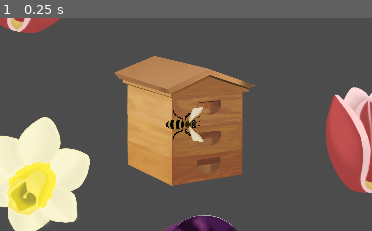
Above: before the commit, frame 1.
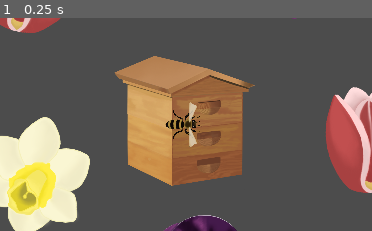
Above: after the commit, the same moment.

Repository: AlnisS/beekeeping
Game: Godot game, scene res://environment/field/field.tscn
Two runs of this game, one before a commit and one after it. Both use one fixed random seed, a clock stepped at 60 frames per second and the inputs below. The project has no main scene, so this scene is started directly.
Inputs:
- Up to frame 1 (0.25 s): no input
The pictures show only the part of the screen within x 26-76%, y 25-74%; the shares and areas given below are measured in that part.

The runs differ from the first frame. In frame 1, 0.4% of the frame differs, in the area x 50-55%, y 39-61%.

Commit message:
honey and pollen tracking

Diff:
--- a/entities/bee/bee_manager.gd
+++ b/entities/bee/bee_manager.gd
@@ -73,3 +73,6 @@
 
 func _on_BeeHiveReturnArea_area_entered(area):
 	print("hive entered")
+	if area.has_method("register_delivery"):
+		area.register_delivery(flowers.size())
+	flowers = []
--- a/entities/bee/bee_manager.tscn
+++ b/entities/bee/bee_manager.tscn
@@ -48,7 +48,7 @@
 rotation = 1.5708
 scale = Vector2( 0.12, 0.12 )
 frames = SubResource( 2 )
-frame = 3
+frame = 4
 playing = true
 
 [node name="BeeCollisionArea" type="Area2D" parent="Path2D/BeeLocator"]
--- /dev/null
+++ b/environment/hive/hive.gd
@@ -0,0 +1,21 @@
+extends Area2D
+
+var honey = 10.0
+var pollen = 0.0
+
+var time = 0.0
+var last_time = 0.0
+
+func _process(delta):
+	honey -= delta * 0.5
+	time += delta
+	if time - last_time > 1.0:
+		print("honey: ", honey)
+		print("pollen: ", pollen)
+		last_time = time
+
+func register_delivery(flowers: int) -> void:
+	honey += flowers
+	pollen += flowers
+	print("honey: ", honey)
+	print("pollen: ", pollen)
--- a/environment/hive/hive.tscn
+++ b/environment/hive/hive.tscn
@@ -1,6 +1,7 @@
-[gd_scene load_steps=3 format=2]
+[gd_scene load_steps=4 format=2]
 
 [ext_resource path="res://environment/hive/beehive.PNG" type="Texture" id=1]
+[ext_resource path="res://environment/hive/hive.gd" type="Script" id=2]
 
 [sub_resource type="CircleShape2D" id=1]
 radius = 75.0
@@ -8,6 +9,7 @@
 [node name="Hive" type="Area2D"]
 collision_layer = 64
 collision_mask = 64
+script = ExtResource( 2 )
 
 [node name="Beehive" type="Sprite" parent="."]
 position = Vector2( -76.1054, 49.9487 )
